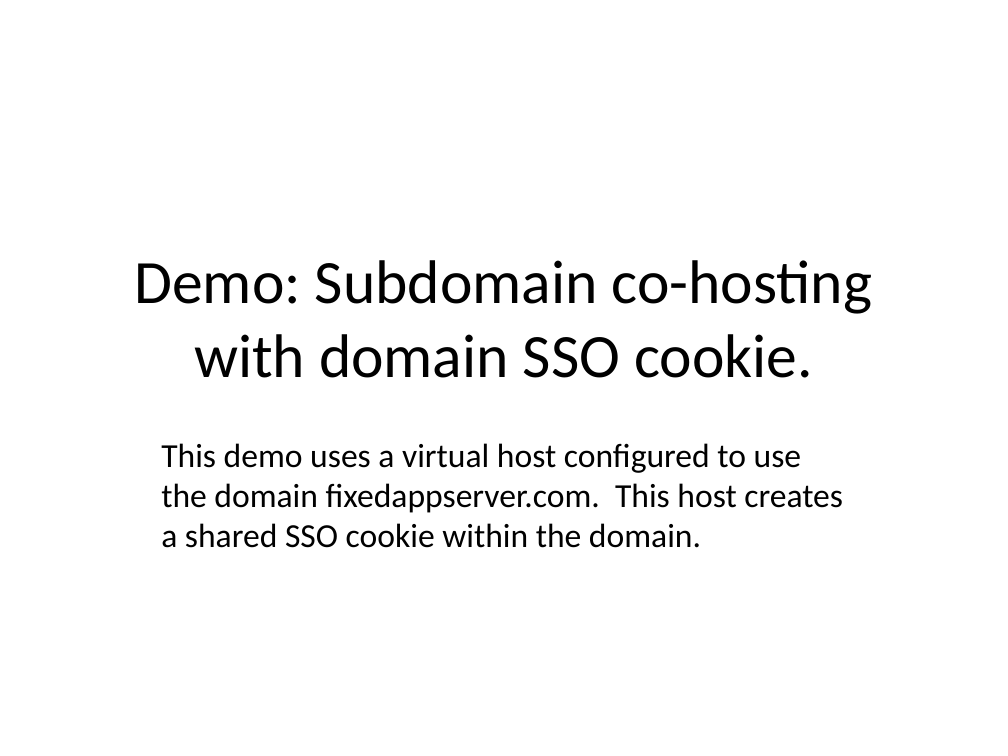
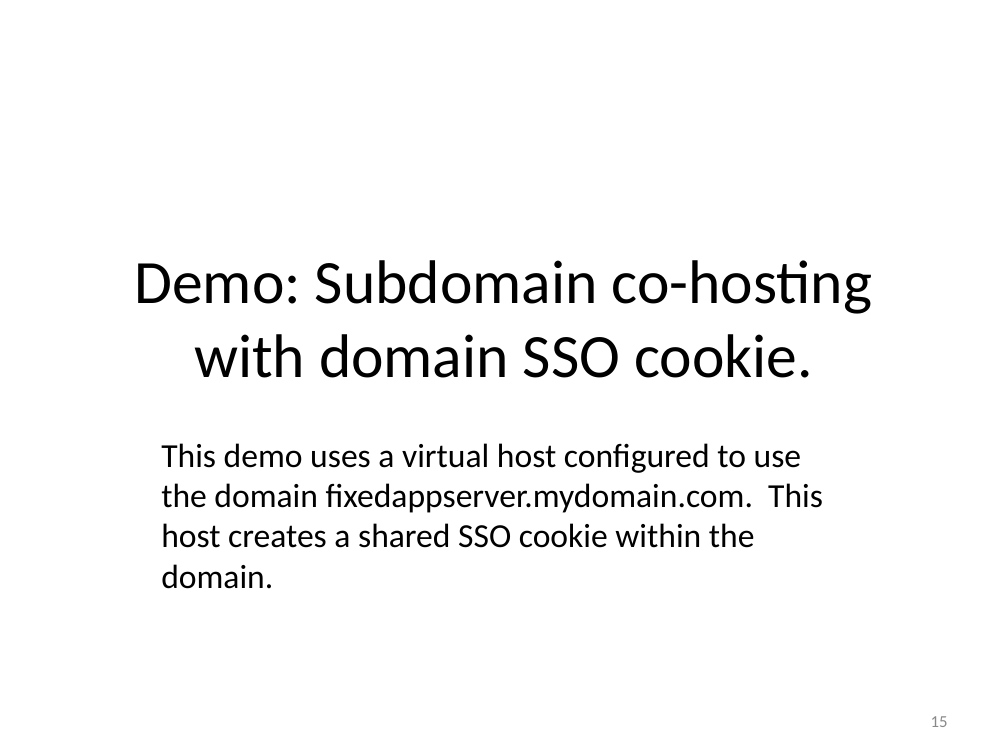
Before and after one commit to EdCharbeneau/CodePaLOUsa, a slide deck: slide 15 of 2013/LocalStorageSecurity/LocalStoragePresentation.ppt. Drawn at 1008x756 pixels with LibreOffice and Linux fonts; fonts in the diff are those of the drawing. Boxes give left, top, right and bottom in pixels: in the first picture for what was removed or moved away, otherwise in the second. Text is boxed around its words. In the diff, an @@ line names an element or a change of style, - is before the commit and + after.

Commit message:
Incoporate suggestions from first demo into slides.

```diff
--- a/2013/LocalStorageSecurity/LocalStoragePresentation.ppt
+++ b/2013/LocalStorageSecurity/LocalStoragePresentation.ppt
@@ subtitle at <box>161,443,823,589</box>: text changed @@
-This demo uses a virtual host configured to use the domain fixedappserver.com. This host creates a shared SSO cookie within the domain.
+This demo uses a virtual host configured to use the domain fixedappserver.mydomain.com. This host creates a shared SSO cookie within the domain.
@@ page number added at <box>931,716,948,727</box>, 12 pt, text #898989 @@
+15
```
Also in this commit, not shown: 19 other slides changed.
